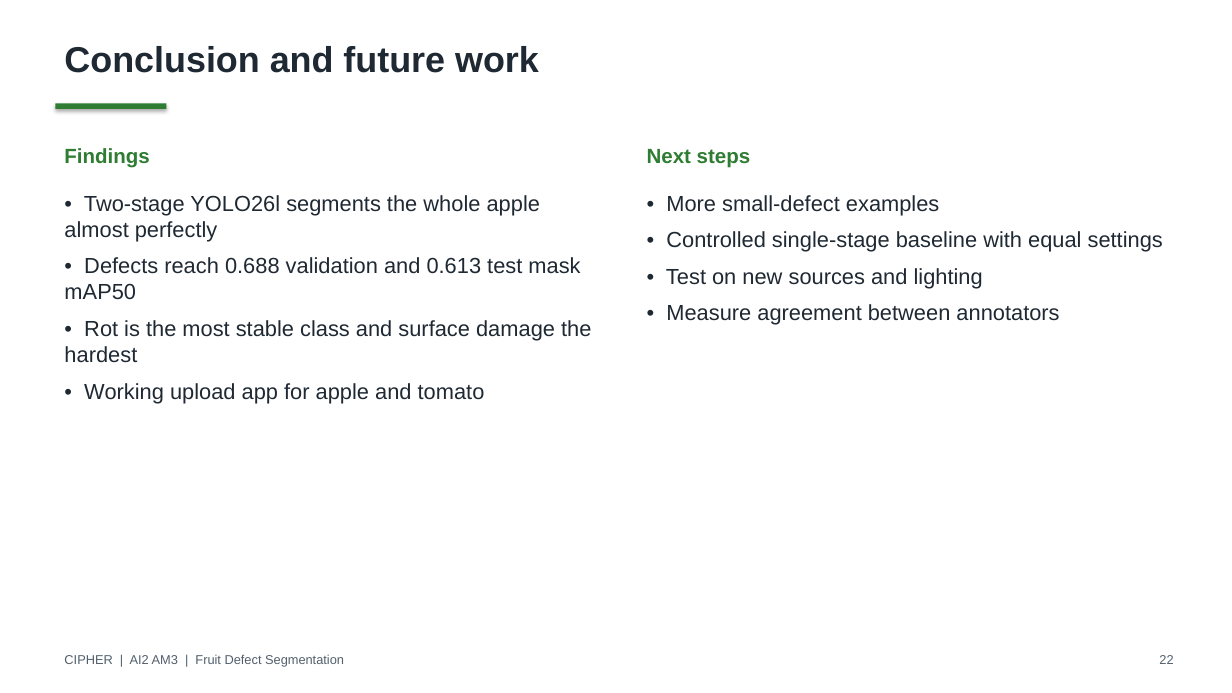
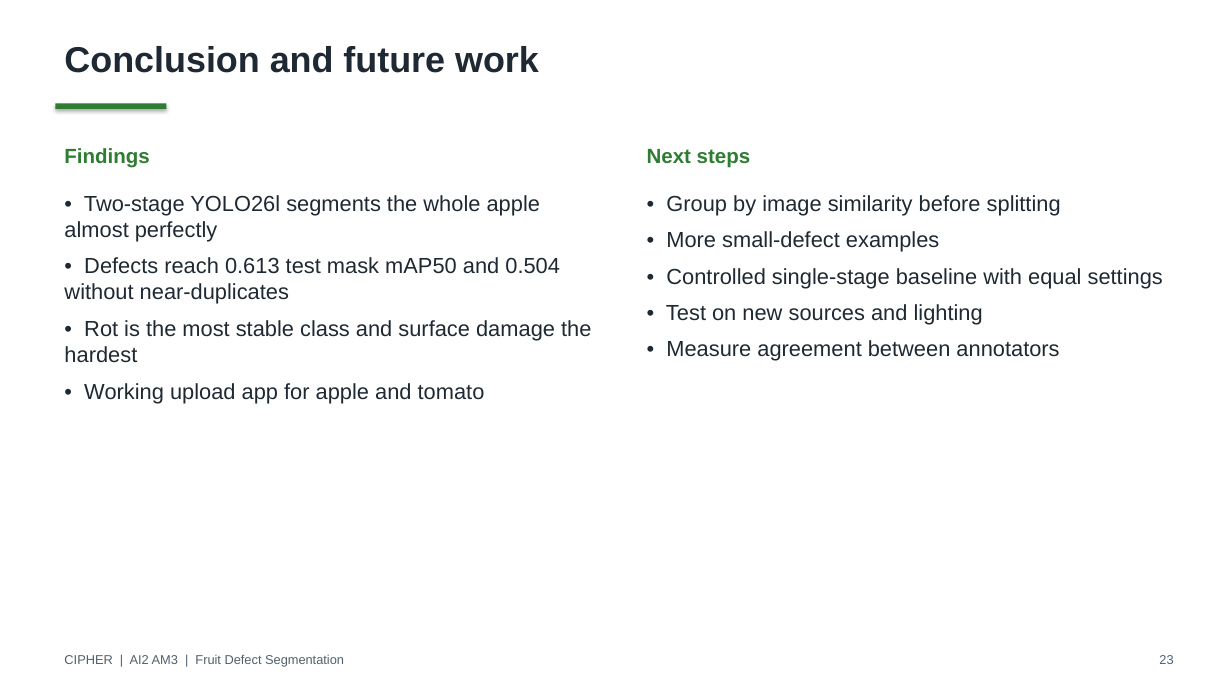
Before and after one commit to deangg/instancesegmentation, a slide deck: slide 23 of slides/CIPHER_AI2_Final_Defense.pptx (slide 22 before the commit). Drawn at 1232x693 pixels with LibreOffice and Linux fonts; fonts in the diff are those of the drawing. Boxes give left, top, right and bottom in pixels: in the first picture for what was removed or moved away, otherwise in the second. Text is boxed around its words. In the diff, an @@ line names an element or a change of style, - is before the commit and + after.

```diff
--- a/slides/CIPHER_AI2_Final_Defense.pptx
+++ b/slides/CIPHER_AI2_Final_Defense.pptx
@@ text at [666, 195, 1061, 215]: paragraph added @@
+• Group by image similarity before splitting
@@ text at [64, 257, 560, 304]: text changed @@
-• Defects reach 0.688 validation and 0.613 test mask mAP50
+• Defects reach 0.613 test mask mAP50 and 0.504 without near-duplicates
@@ text at [1159, 655, 1173, 664]: text changed @@
-22
+23
```
Also in this commit, not shown: 5 other slides changed, 3 slides added, 2 slides removed, 22 other files.
